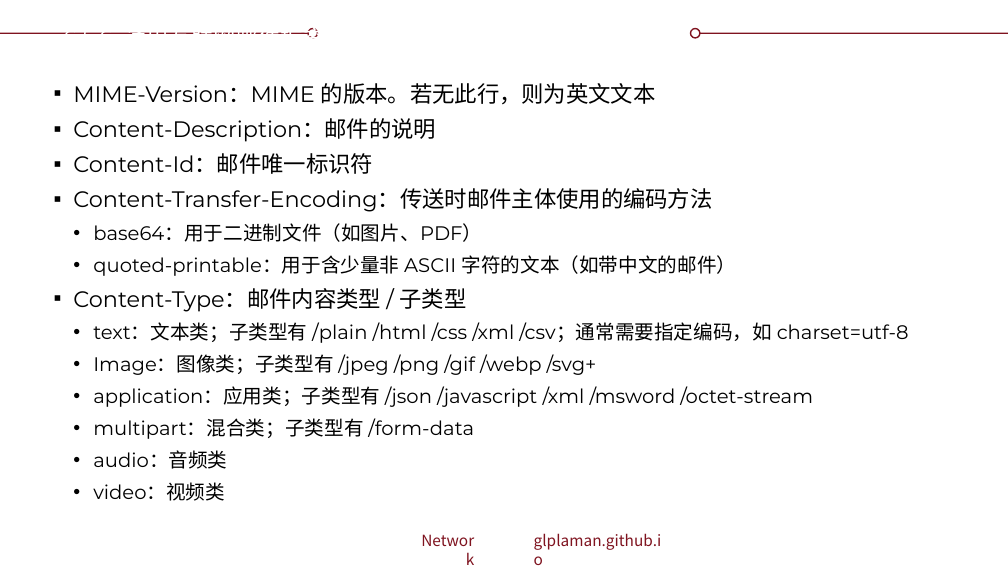
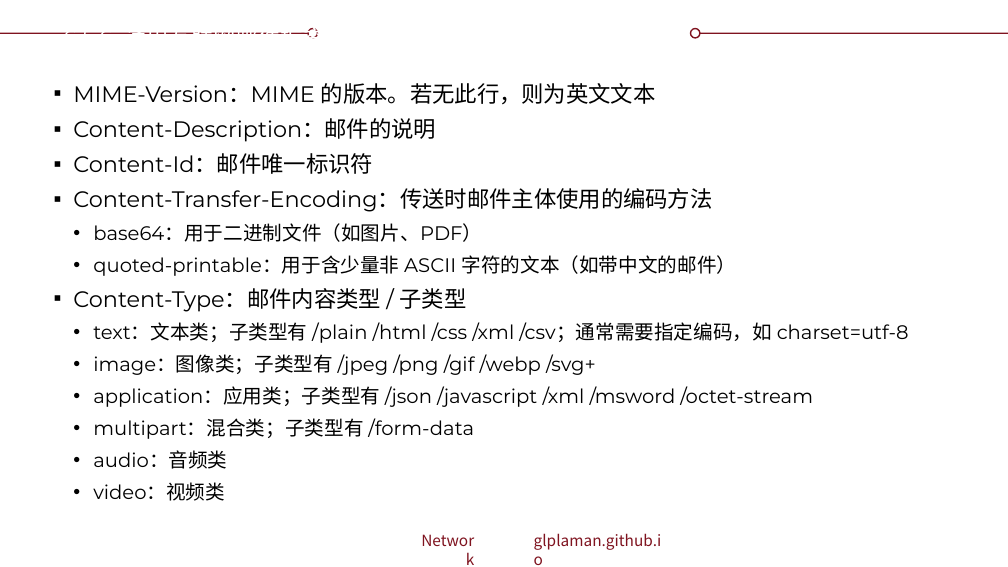
Before and after one commit to glplaman/glplaman.github.io, a slide deck: slide 150 of network/ppt/chap6.pptx. Drawn at 1008x567 pixels with LibreOffice and Linux fonts; fonts in the diff are those of the drawing; background and template pictures are left out. Boxes give left, top, right and bottom in pixels: in the first picture for what was removed or moved away, otherwise in the second. Text is boxed around its words. In the diff, an @@ line names an element or a change of style, - is before the commit and + after.

```diff
--- a/network/ppt/chap6.pptx
+++ b/network/ppt/chap6.pptx
@@ text at bbox=[93, 354, 596, 375]: text changed @@
-  • Image：图像类；子类型有 /jpeg /png /gif /webp /svg+
+  • image：图像类；子类型有 /jpeg /png /gif /webp /svg+
```
Also in this commit, not shown: 6 other slides changed, 5 slides added, 14 other files.
